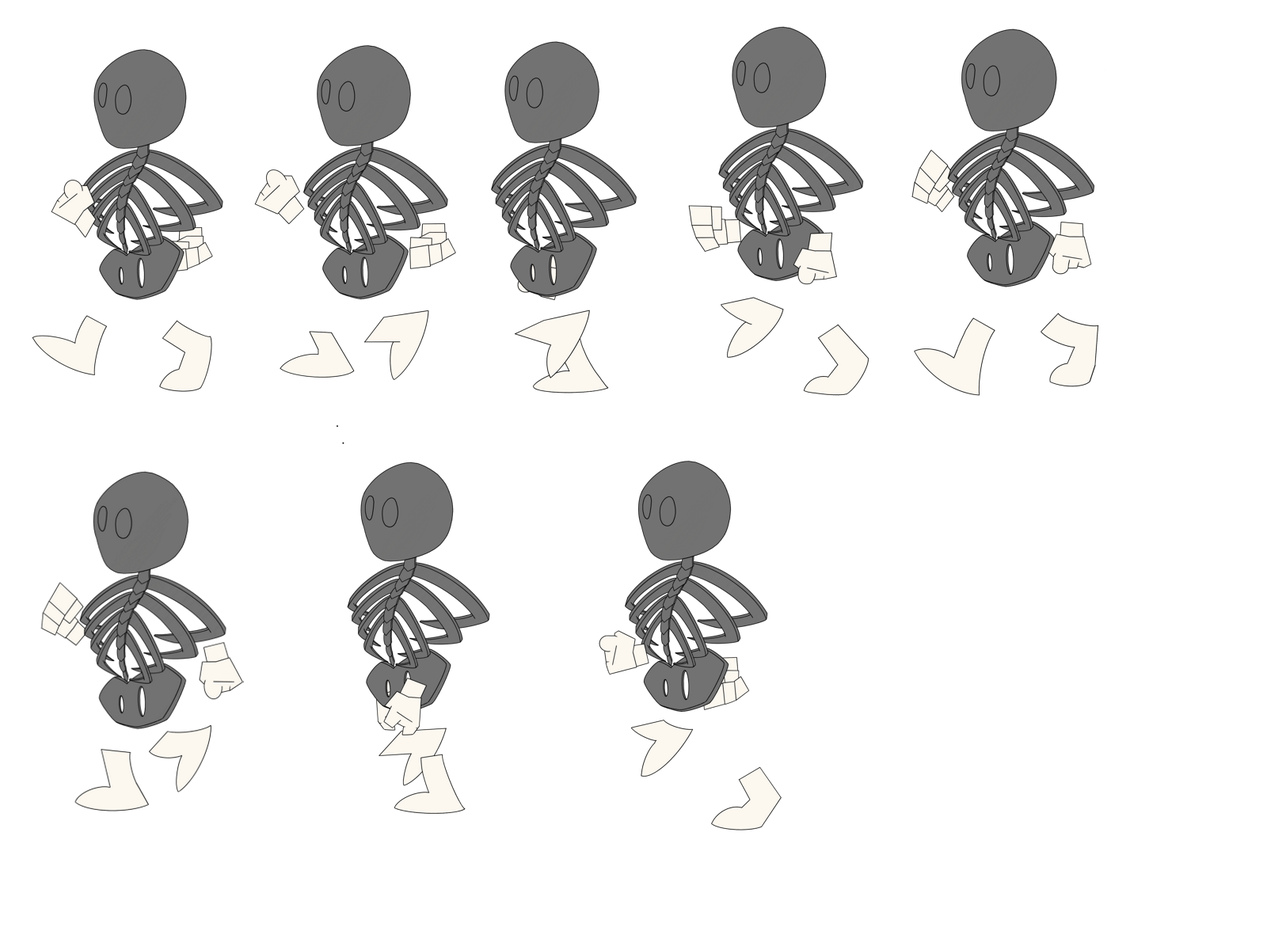
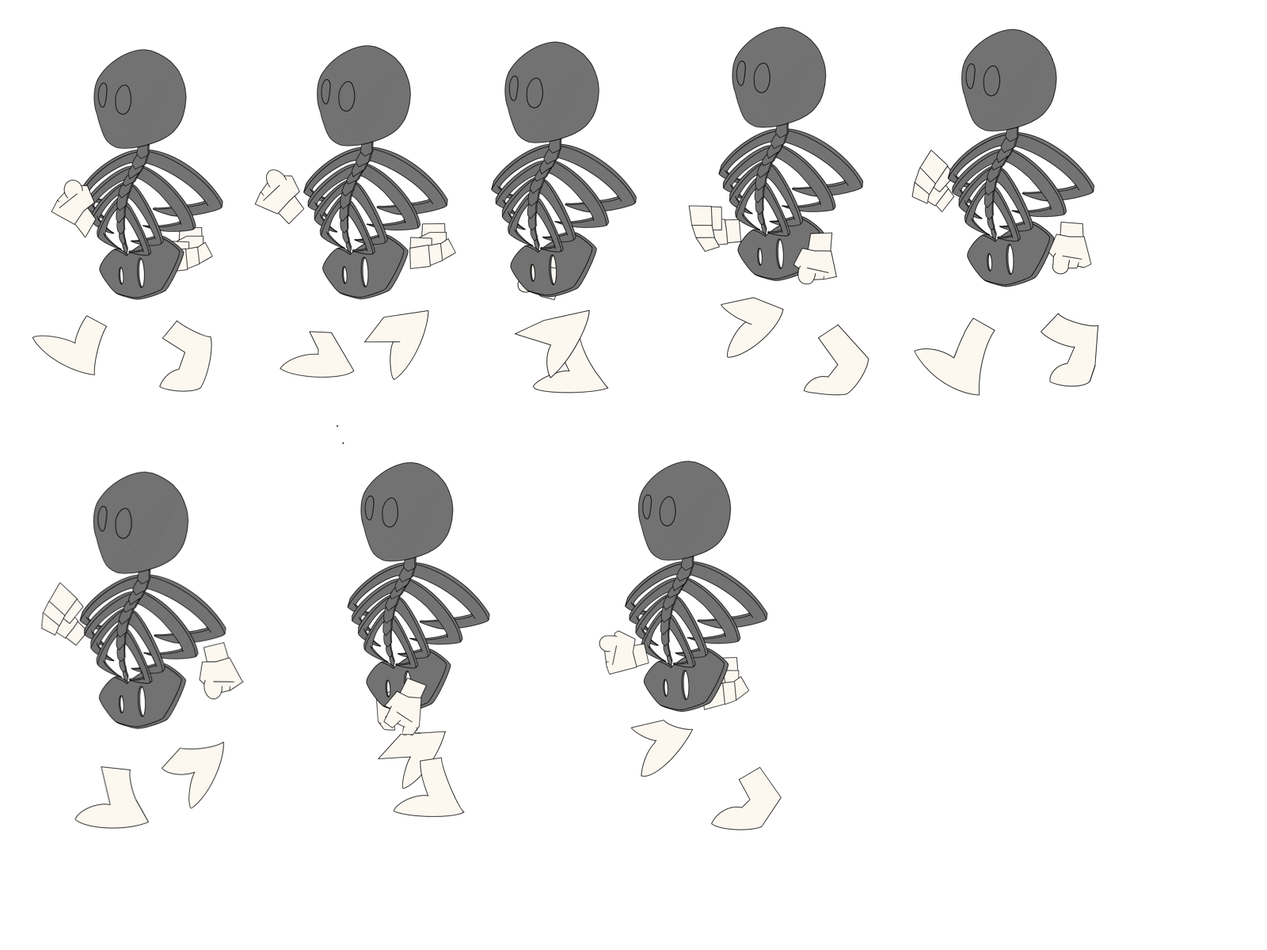
Revision of a layered (1267, 950) image; what changed, layer by layer:
painted on "7.7.png" over 377, 727, 466, 818
painted on "6.6.png" over 74, 724, 225, 829
